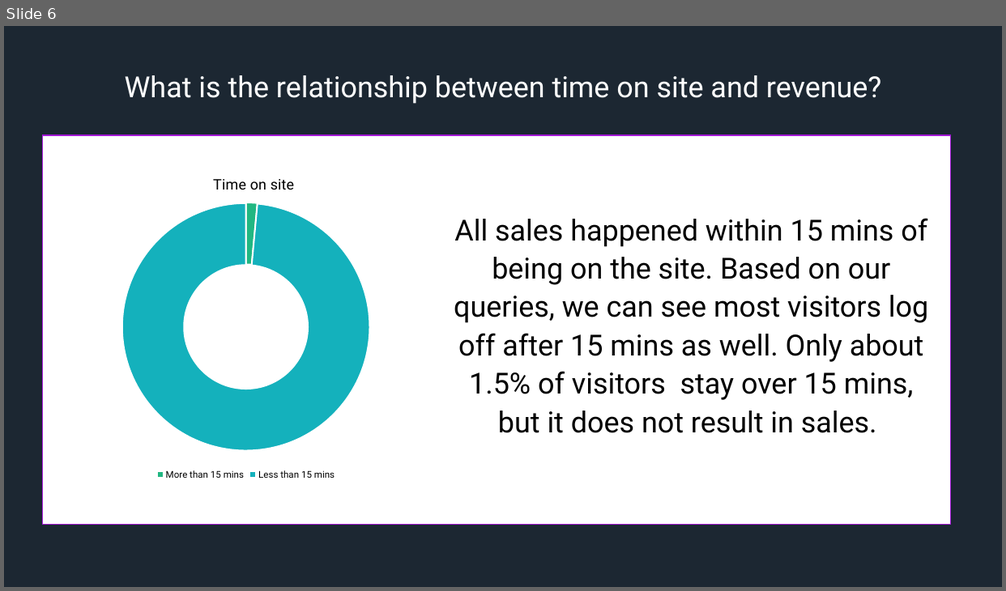
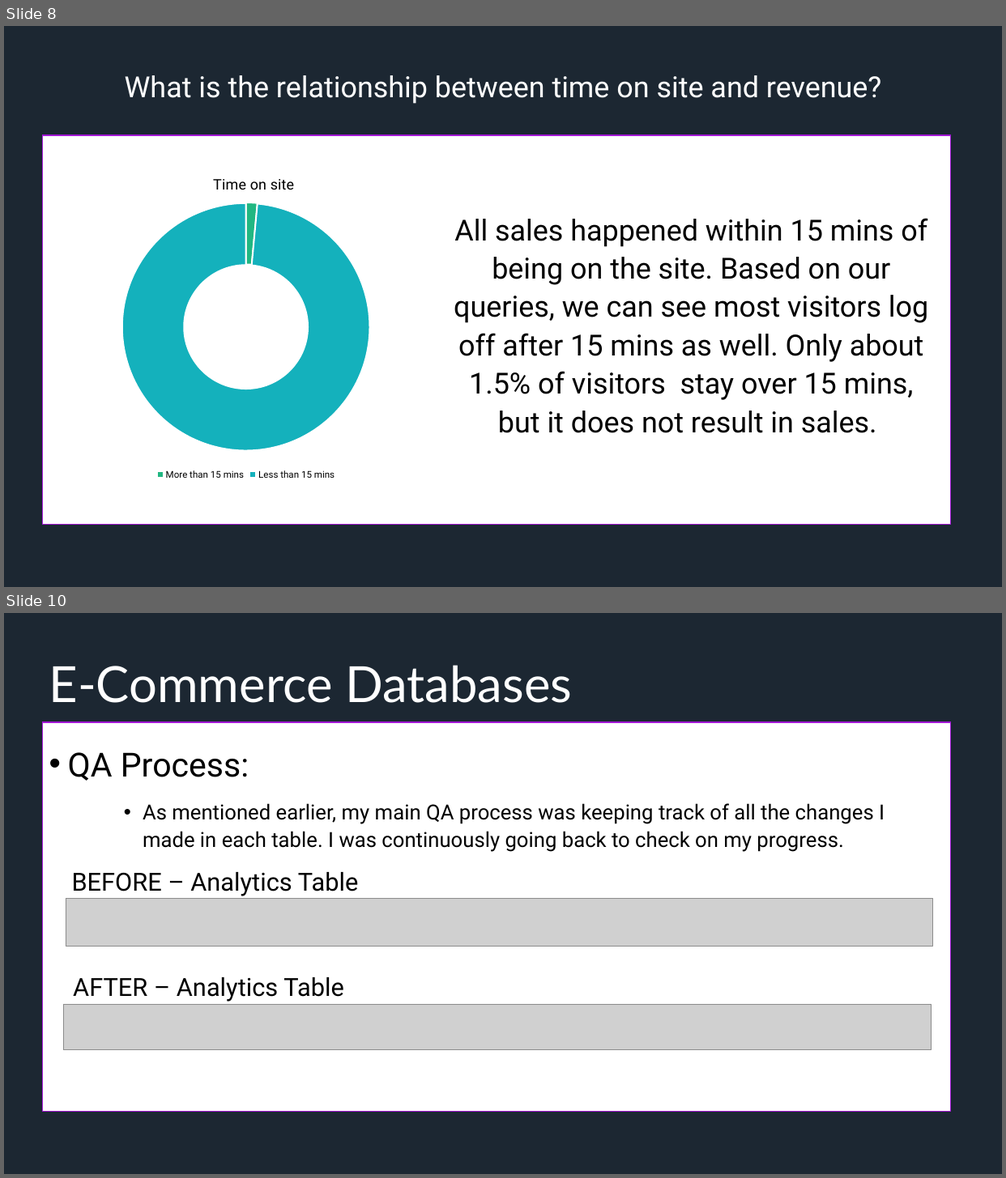
Before and after one commit to latleger/SQL-Project, a slide deck: presentation.pptx. Shown one above the other, each under a label of ours: slide 6 before the commit, slides 8 and 10 after it; the slides between them are not shown. The pictures are 1006x591 and 1006x1178 pixels, drawn with LibreOffice and Linux fonts; fonts in the diff are those of the drawing; grey boxes stand for pictures. Boxes give left, top, right and bottom in pixels: in the first picture for what was removed or moved away, otherwise in the second. Text is boxed around its words. In the diff, an @@ line names an element or a change of style, - is before the commit and + after.

```diff
--- a/presentation.pptx
+++ b/presentation.pptx
@@ slide 10 added at box(4, 613, 1002, 1174), background #1C2732; not listed: 1 template element that a slide beside it also shows @@
@@ title added at box(49, 665, 572, 703), 48 pt, text #FFFFFF @@
+E-Commerce Databases
@@ rectangle added at box(43, 722, 951, 1112), fill #FFFFFF, outline #A217D5 1 pt @@
@@ text added at box(68, 752, 884, 852), 20 pt, text #000000 @@
+• QA Process:
+    • As mentioned earlier, my main QA process was keeping track of all the changes I made in each table. I was continuously going back to check on my progress.
@@ text added at box(72, 872, 359, 897), 24 pt, text #000000 @@
+BEFORE – Analytics Table
@@ picture added at box(66, 899, 932, 947) @@
@@ text added at box(73, 977, 344, 1002), 24 pt, text #000000 @@
+AFTER – Analytics Table
@@ picture added at box(63, 1004, 931, 1050) @@
@@ what was slide 6 is now slide 8 @@
```
Also in this commit, not shown: 1 slide changed, 2 other slides added.
